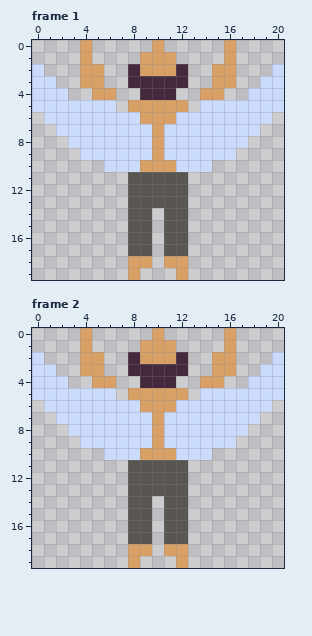
Pixel-art file, stored at raw/player01.aseprite. The first picture shows the starting point.
21x20 pixels, 3 frames. Shown: frame 1, frame 2. The commit also changed other frames, which this record leaves out.
New version:
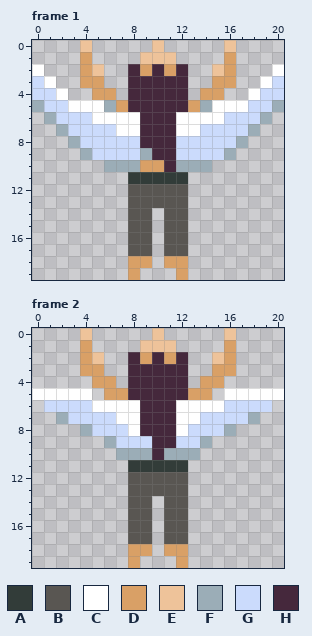
Palette (. is transparent): A #323c39  B #595652  C #ffffff  D #d9a066  E #eec39a  F #9badb7  G #cbdbfc  H #45283c
The commit says: new player sprite in, temporary buffed defense ring amount for easier play-thru
From old to new:
layer "body" added
layer "wing" added
layer "Layer 4" added
layer "Layer 2" removed
--- frame 1, layers "Layer 4", "wing", "body"
@@ x 0..20 @@
- 0 ....D.....D.....D....
- 1 ....D....DDD....D....
- 2 G...DD..HDDDH..DD...G
- 3 GG..DD..HHHHH..DD..GG
- 4 GGG..DD..HHH..DD..GGG
- 5 GGGGGGG.DDDDD.GGGGGGG
- 6 .GGGGGGGGDDDGGGGGGGG.
- 7 ..GGGGGGGGDGGGGGGGG..
- 8 ...GGGGGGGDGGGGGGG...
- 9 ....GGGGGGDGGGGGG....
-10 ......GGGDDDGGG......
-11 ........BBBBB........
+ 0 ....E.....E.....E....
+ 1 ....D....EEE....D....
+ 2 C...DE..HDHDH..ED...C
+ 3 GC..DD..HHHHH..DD..CG
+ 4 GGC..DD.HHHHH.DD..CGG
+ 5 FGGCCCFDHHHHHDFCCCGGF
+ 6 .FGGGCCCCHHHCCCCGGGF.
+ 7 ..FGGGGCCHHHCCGGGGF..
+ 8 ...FGGGGGHHHGGGGGF...
+ 9 ....FGGGGFHHGGGGF....
+10 ......FFFDDHFFF......
+11 ........AAAAA........
 12 ........BBBBB........
--- frame 2
@@ x 0..20 @@
- 0 ....D.....D.....D....
- 1 ....D....DDD....D....
- 2 G...DD..HDDDH..DD...G
- 3 GG..DD..HHHHH..DD..GG
- 4 GGG..DD..HHH..DD..GGG
- 5 GGGGGGG.DDDDD.GGGGGGG
- 6 .GGGGGGGGDDDGGGGGGGG.
- 7 ..GGGGGGGGDGGGGGGGG..
- 8 ...GGGGGGGDGGGGGGG...
- 9 ....GGGGGGDGGGGGG....
-10 ......GGGDDDGGG......
-11 ........BBBBB........
+ 0 ....E.....E.....E....
+ 1 ....D....EEE....D....
+ 2 ....DE..HDHDH..ED....
+ 3 ....DD..HHHHH..DD....
+ 4 .....DD.HHHHH.DD.....
+ 5 CCCCC.DDHHHHHDD.CCCCC
+ 6 .GGGGCCCCHHHCCCCGGGG.
+ 7 ..FGGGGCCHHHCCGGGGF..
+ 8 ....FGGGCHHHCGGGF....
+ 9 ......FGGGHHGGF......
+10 .......FFFHFFF.......
+11 ........AAAAA........
 12 ........BBBBB........
